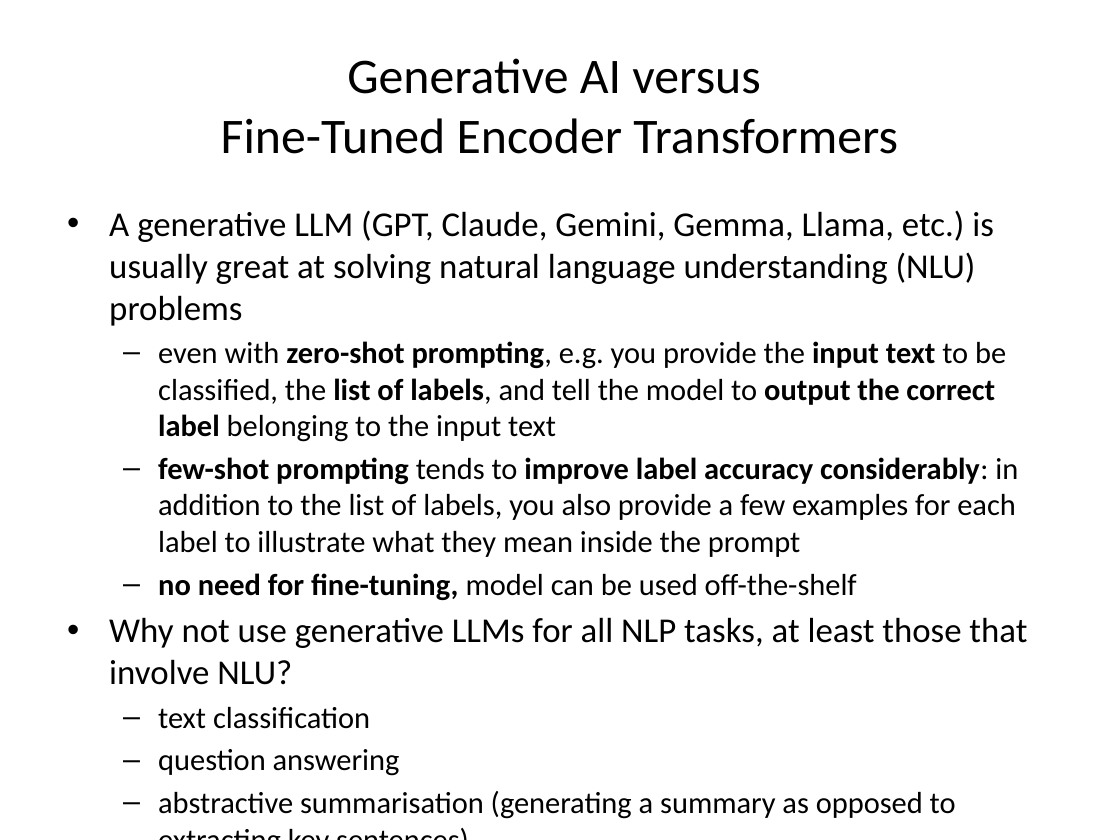
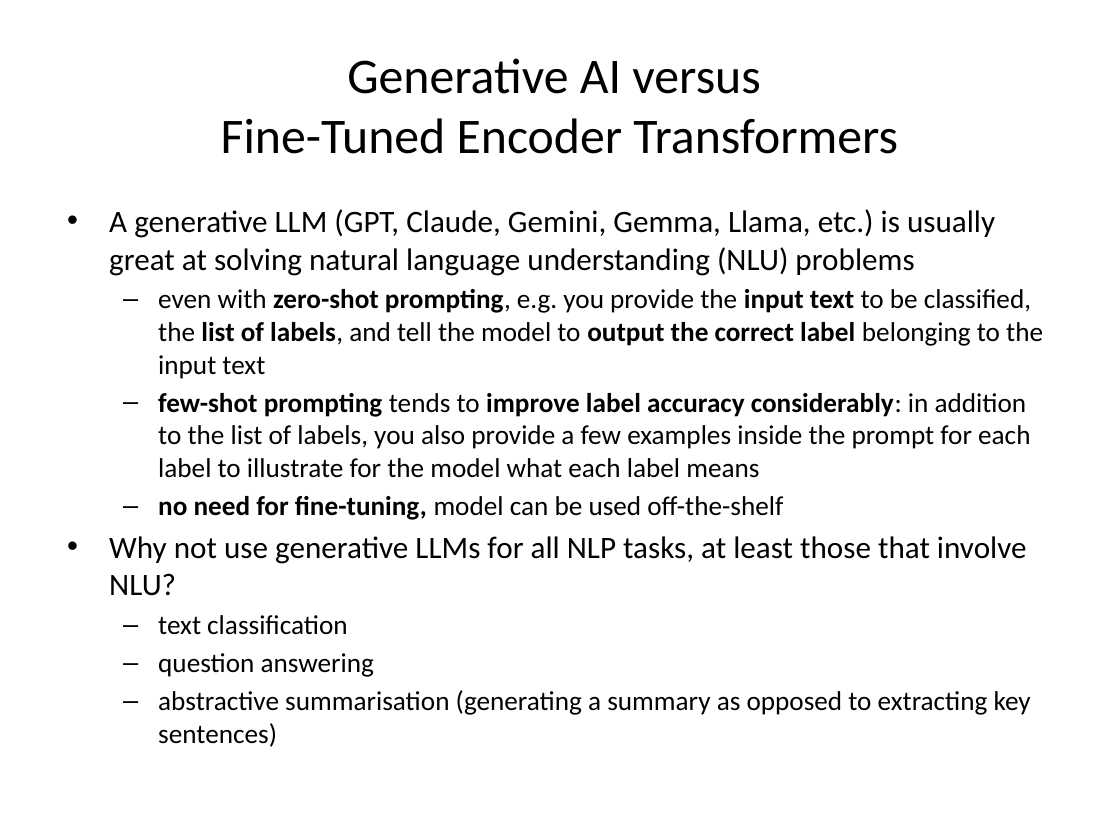
Before and after one commit to Clinical-Bioinformatics-Debrecen/nlp_2025, a slide deck: slide 18 of 7.pptx. Drawn at 1120x840 pixels with LibreOffice and Linux fonts; fonts in the diff are those of the drawing. Boxes give left, top, right and bottom in pixels: in the first picture for what was removed or moved away, otherwise in the second. Text is boxed around its words. In the diff, an @@ line names an element or a change of style, - is before the commit and + after.

Commit message:
corrections and clarifications

```diff
--- a/7.pptx
+++ b/7.pptx
@@ text at (109,209,1043,747): size 22.4 to 20 pt in "A generative LLM (GPT, Claude, Gemini, Gemma, ...", "Why not use generative LLMs for all ..."; size 19.6 to 17.5 pt in "even with zero-shot prompting, e.g. you provide ...", "no need for fine-tuning, model can be ...", "text classification", "question answering" and 1 more places @@
@@ text at (158,393,1030,478): text changed; size 19.6 to 17.5 pt @@
-  – few-shot prompting tends to improve label accuracy considerably: in addition to the list of labels, you also provide a few examples for each label to illustrate what they mean inside the prompt
+  – few-shot prompting tends to improve label accuracy considerably: in addition to the list of labels, you also provide a few examples inside the prompt for each label to illustrate for the model what each label means
```
Also in this commit, not shown: 7 other slides changed, 1 slide added.
